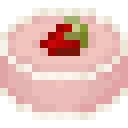
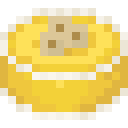
Layers edited between the first and the second (128, 128) image:
added group "banana cake" with 29 layers above "rose cake" over [0, 16, 128, 112]
added group "Cake Item #2" with 6 layers in group "banana cake" over [0, 16, 128, 112]
added layer "Pasted Layer #12" in group "Cake Item #2" over [40, 16, 88, 56]
added layer "trim #9" in group "Cake Item #2" over [0, 16, 128, 112]
added layer "color 1 #6" in group "Cake Item #2" over [0, 16, 128, 112]
added layer "color 2 #8" in group "Cake Item #2" over [8, 16, 120, 112]
added layer "color 3 #8" in group "Cake Item #2" over [8, 16, 120, 112]
added layer "color 4 #8" in group "Cake Item #2" over [16, 24, 112, 88]
hid group "strawberry cake" (8 layers) over [0, 16, 128, 112]
